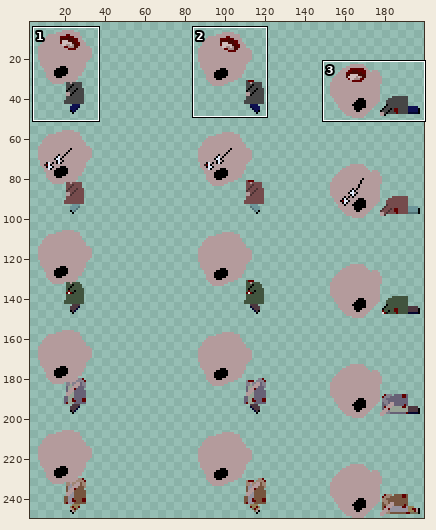
Edited in one commit: sprite sheet (Assets/Prefabs/Characters/monster_ad.png). Above, an overview of the earlier version with the close-up marked.
Close-up. Before:
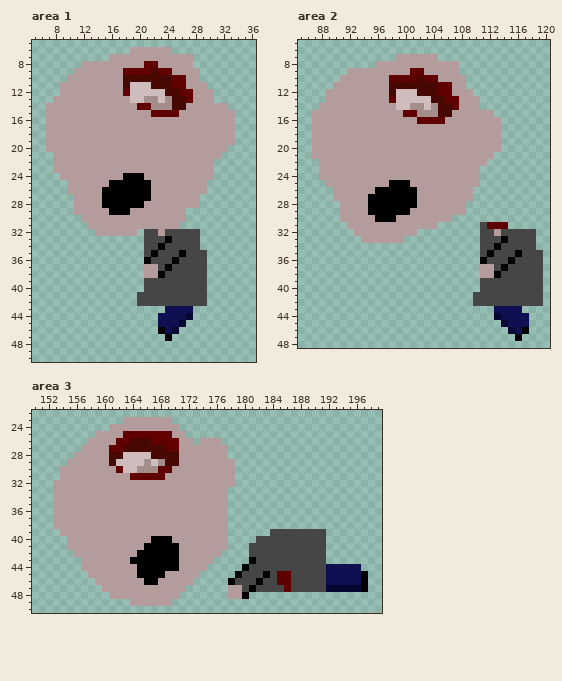
The file is 200x250 pixels. Colours within 5 levels of each other are drawn and written as one. Shown: area 1: x 5..36, y 5..50; area 2: x 85..120, y 5..48; area 3: x 150..199, y 22..50. The wide view leaves out empty margins. The commit also changed other parts of the picture, which this record leaves out.
After:
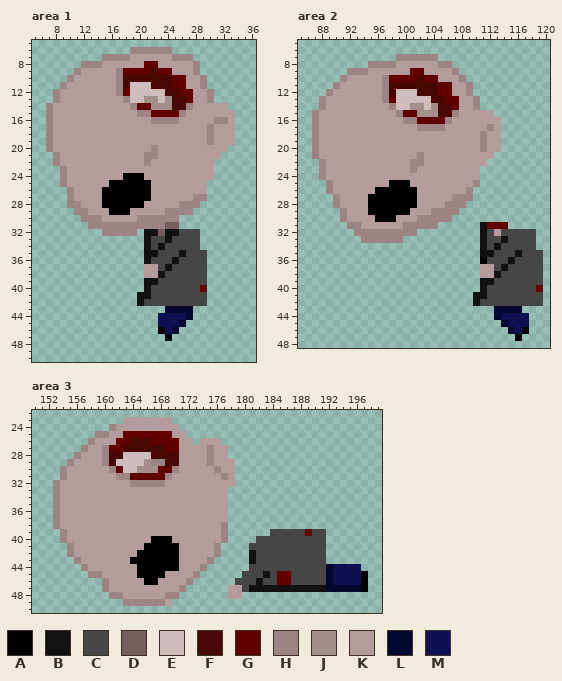
Palette (. is transparent): A #000000  B #111111  C #464646  D #735d5d  E #cebdbc  F #470803  G #610000  H #9d8383  J #a48e8b  K #b49b9c  L #050730  M #0e1051
From old to new:
Changed rows in their new state; - is an unchanged pixel.
Area 1:
first column x 7:
 6 ------------HHHHHH--------
 7 --------HHHH------HHH-----
 8 -----HHH-------------H----
 9 ----H-----H----------H----
10 ---H------H-----------H---
11 --H-------H-----------H---
12 -H--------H------------H--
13 -H---------H-----------H--
14 H-----------H-------H-----
15 H------------HH----H------
16 H--------------HHHH-----HH
17 H----------------------H--
18 H----------------------H--
19 H----------------------H--
20 H--------------H----------
21 -H------------HH----------
22 -H------------H-----------
23 -.H-----------------------
24 --H-----------------------
25 --H-----------------------
26 ---H----------------------
27 ---H-----------------HH---
28 ---HH--------------HHH----
29 ----HH-----------HHHH-----
30 -----HHH-----HHHHHH.------
31 ------HHHHHHHHHHHDD-------
32 -------.HHHHH-BBDBB-------
33 --------------B--B--------
34 --------------B-B---------
35 --------------BB---B------
36 --------------B---B-------
37 -----------------B--------
38 ----------------B---------
39 --------------BB----------
40 --------------B-------G---
41 -------------BB-----------
42 -------------B------------
43 -----------------LLLL-----
Area 2:
first column x 87:
 7 ------------HHHHHH---------------
 8 --------HHHH------HH.------------
 9 -----HHH------------H------------
10 ----H-----H----------H-----------
11 ---H------H-----------H----------
12 --H-------H-----------H----------
13 -H--------H------------H---------
14 -H---------H-----------H---------
15 H-----------H-------H------------
16 H------------HH----H-------------
17 H--------------HHHH------H-------
18 H-----------------------H--------
19 H-----------------------H--------
20 H-----------------------H--------
21 H--------------H-----------------
22 -H------------HH-----------------
23 -H------------H------------------
24 -H-------------------------------
25 --H--------------------H---------
26 --H-------------------H----------
27 ---H----------------HHH----------
28 ---H---------------HHH-----------
29 ----H------------HHHH.-----------
30 ----H----------HHHHH-------------
31 -----HH------HHHHH------B--------
32 ------HHHHHHHHH---------B--------
33 -------HHHHHH-----------B--B-----
34 ------------------------B-B------
35 ------------------------BB---B---
36 ----------------------------B----
37 ---------------------------B-----
38 --------------------------B------
39 ------------------------BB-------
40 ------------------------B-------G
41 -----------------------BB--------
42 -----------------------B---------
43 --------------------------LLLL---
Area 3:
first column x 153:
24 --------H-------------------------------
25 ------HH--------------------------------
26 -----H----------------------------------
27 ----H--H--------------H-----------------
28 ---H---H--------------H-----------------
29 --H----H------HH------H-----------------
30 -H------H--------H-----H----------------
31 -H-------HH-----H-------H---------------
32 H----------HHHHH------------------------
33 H---------------------------------------
34 H---------------------------------------
35 H---------------------------------------
36 H---------------------------------------
37 H---------------------------------------
38 H-----------------------H---------------
39 -H----------------------H-----------G---
40 -H----------------------H---------------
41 --H--------------------H.---------------
42 --H--------------------H----B-----------
43 ---H------------------H-----B-----------
44 ----H----------------H-----.-----------L
45 -----HH-------------H-----.---B--------L
46 ------.H-----------H-----.---B---------L
47 -------H----------H---------BBBBBBBBBBB-
48 --------HH------HH---------.------------
49 ----------HHHHHH------------------------
Changed places in both close-ups, as pixel boxes (x1, y1, x2, y2):
changed: (46, 47, 228, 313)
changed: (312, 54, 543, 313)
changed: (53, 424, 333, 606)
